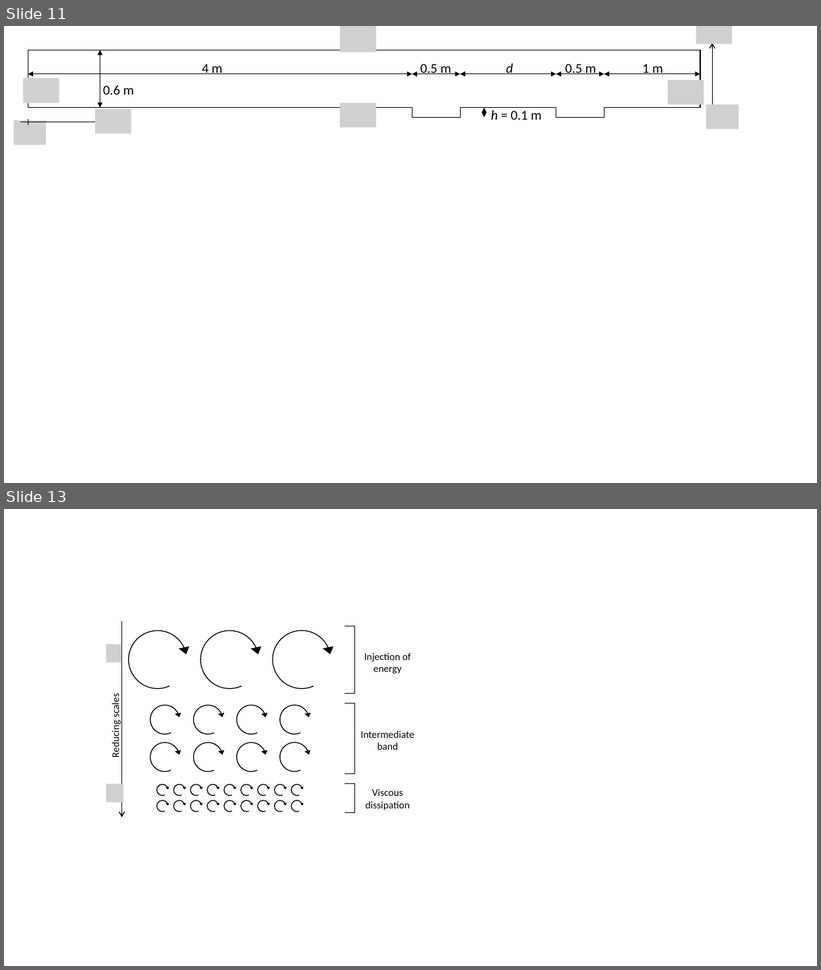
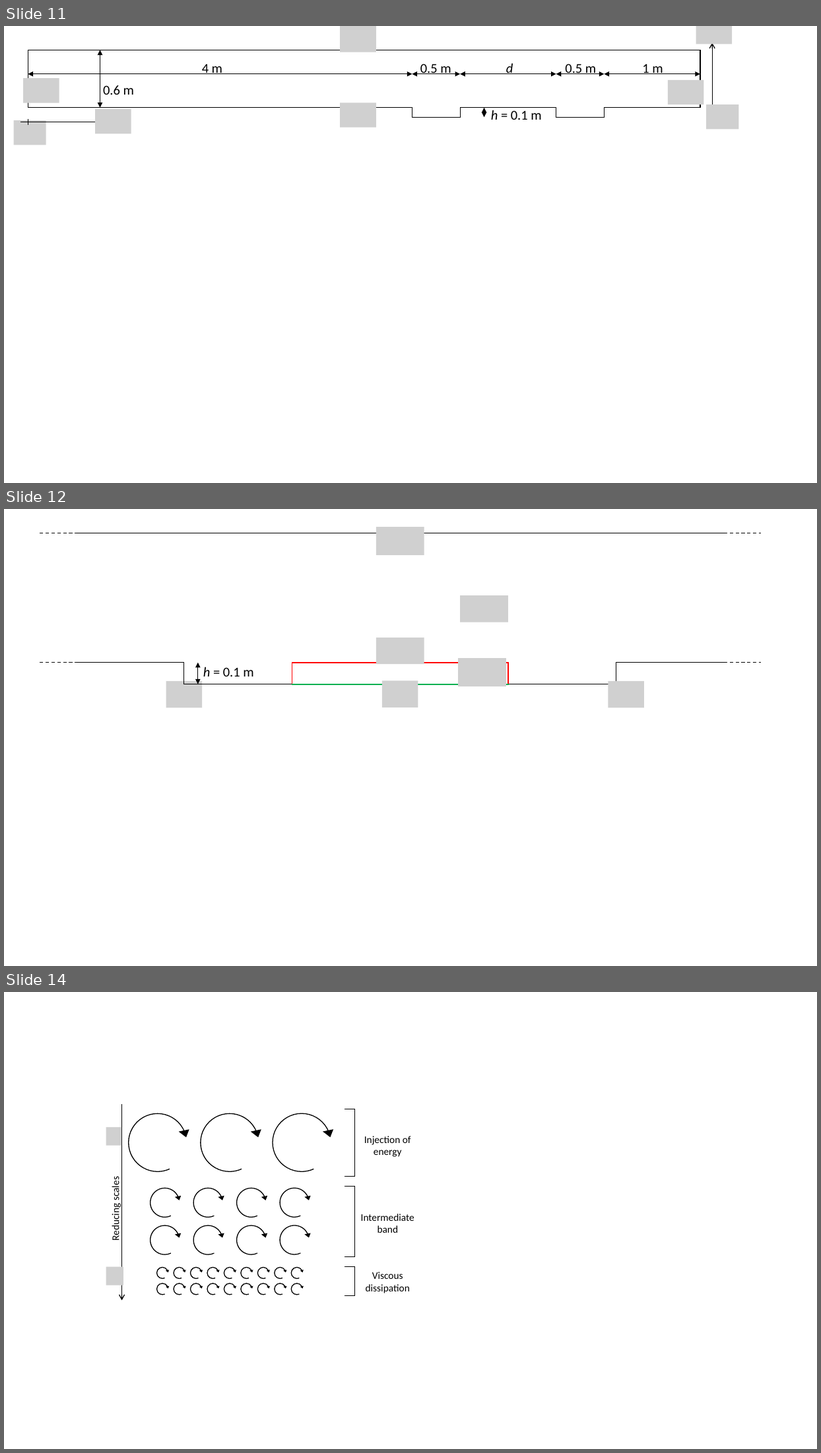
Before and after one commit to AndreaVescovini/Thesis, a slide deck: img/celle.pptx. Shown one above the other, each under a label of ours: slides 11 and 13 before the commit, slides 11, 12 and 14 after it; the slides between them are not shown. The pictures are 821x970 and 821x1453 pixels, drawn with LibreOffice and Linux fonts; fonts in the diff are those of the drawing; grey boxes stand for pictures. Boxes give left, top, right and bottom in pixels: in the first picture for what was removed or moved away, otherwise in the second. Text is boxed around its words. In the diff, an @@ line names an element or a change of style, - is before the commit and + after.

```diff
--- a/img/celle.pptx
+++ b/img/celle.pptx
@@ slide 12 added at [4, 509, 817, 966], background #FFFFFF @@
@@ picture added at [376, 527, 424, 555] @@
@@ line added from (40, 533) to (76, 533), #000000 1 pt dashed @@
@@ line added from (76, 533) to (725, 533), #000000 1 pt @@
@@ line added from (725, 533) to (760, 533), #000000 1 pt dashed @@
@@ picture added at [460, 595, 508, 623] @@
@@ picture added at [376, 638, 424, 665] @@
@@ line added from (40, 663) to (76, 663), #000000 1 pt dashed @@
@@ line added from (76, 663) to (184, 663), #000000 1 pt @@
@@ line added from (184, 663) to (184, 684), #000000 1 pt @@
@@ double arrow added from (198, 663) to (198, 684), #000000 1 pt @@
@@ text added at [203, 667, 253, 677], 16 pt, text #000000 @@
+h = 0.1 m
@@ line added from (292, 663) to (292, 684), #FF0000 1.5 pt @@
@@ line added from (292, 663) to (508, 663), #FF0000 1.5 pt @@
@@ picture added at [459, 658, 507, 687] @@
@@ line added from (508, 663) to (508, 684), #FF0000 1.5 pt @@
@@ line added from (616, 663) to (725, 663), #000000 1 pt @@
@@ line added from (616, 663) to (616, 684), #000000 1 pt @@
@@ line added from (725, 663) to (760, 663), #000000 1 pt dashed @@
@@ picture added at [166, 681, 202, 708] @@
@@ line added from (184, 684) to (292, 684), #000000 1 pt @@
@@ line added from (292, 684) to (508, 684), #00B050 1.5 pt @@
@@ picture added at [382, 681, 418, 708] @@
@@ line added from (508, 684) to (616, 684), #000000 1 pt @@
@@ picture added at [609, 681, 644, 708] @@
@@ what was slide 13 is now slide 14 @@
```
Also in this commit, not shown: 1 other slide added, 1 slide removed, 4 other files.
